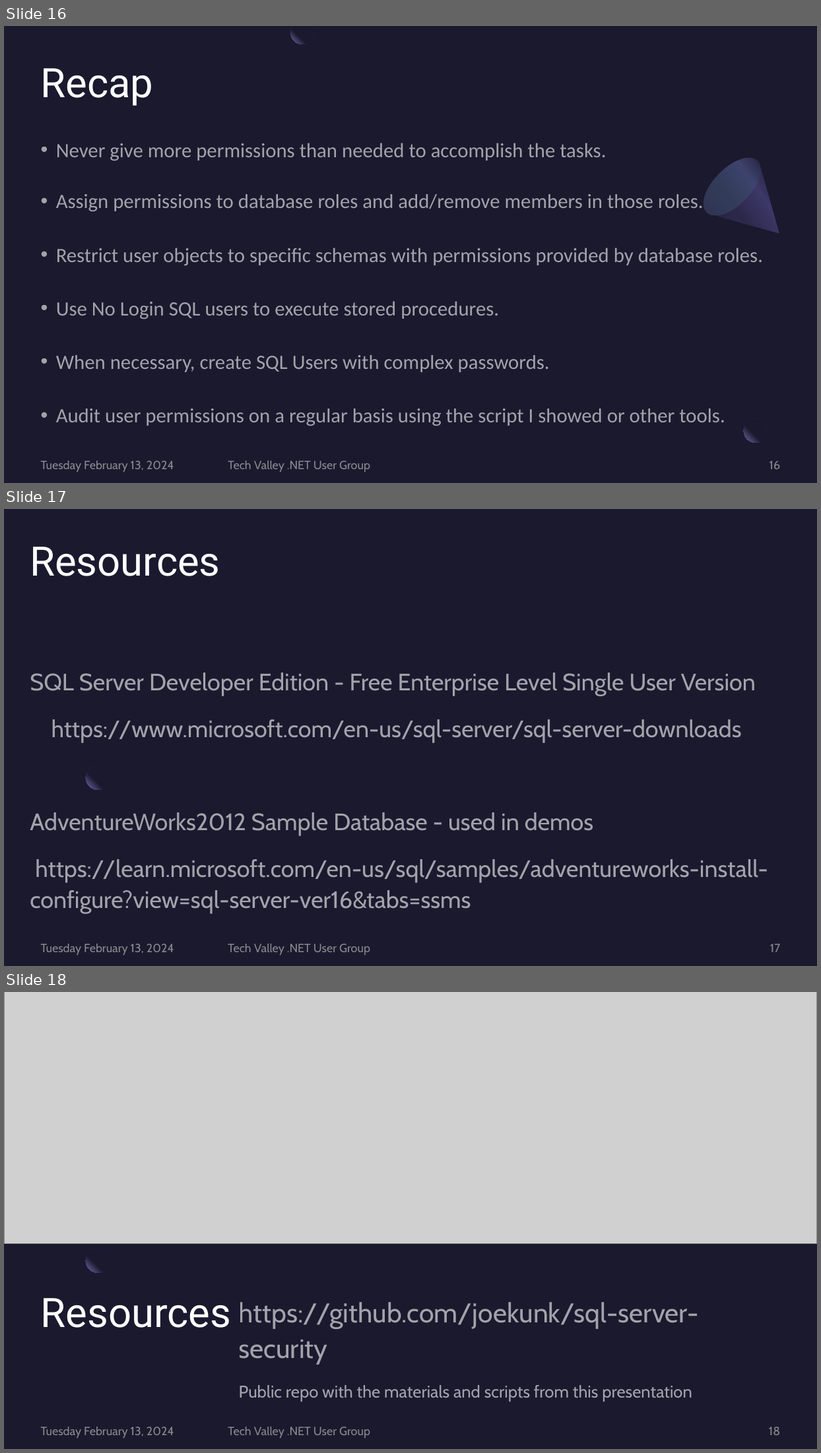
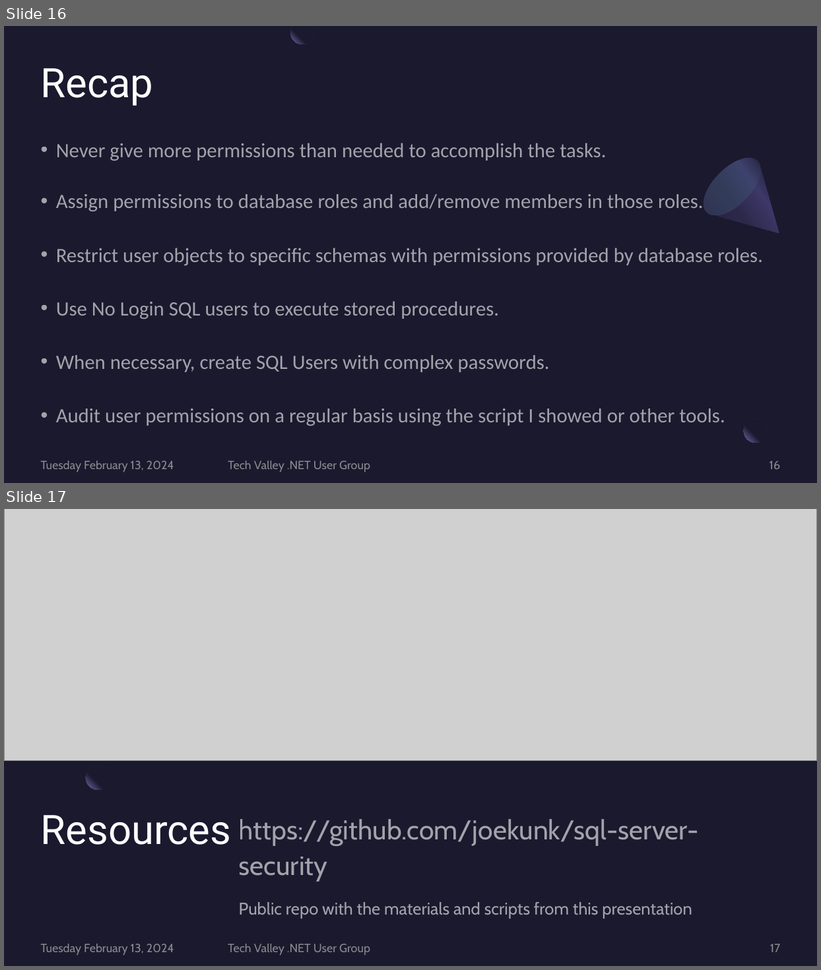
Before and after one commit to JoeKunk/SQL-Server-Security, a slide deck: 2024-02-Tech.Valley/2024-02 SQL Server SecurityTech Valley Version.pptx. Shown one above the other, each under a label of ours: slides 16, 17 and 18 before the commit, slides 16 and 17 after it. The pictures are 821x1453 and 821x970 pixels, drawn with LibreOffice and Linux fonts; fonts in the diff are those of the drawing; grey boxes stand for pictures. Boxes give left, top, right and bottom in pixels: in the first picture for what was removed or moved away, otherwise in the second. Text is boxed around its words. In the diff, an @@ line names an element or a change of style, - is before the commit and + after.

```diff
--- a/2024-02-Tech.Valley/2024-02 SQL Server SecurityTech Valley Version.pptx
+++ b/2024-02-Tech.Valley/2024-02 SQL Server SecurityTech Valley Version.pptx
@@ slide 17 removed at <box>4,509,817,966</box>, background #1B192E; not listed: 1 template element that a slide beside it also shows @@
@@ title removed at <box>30,547,220,576</box> @@
-Resources
@@ text removed at <box>30,673,768,914</box> @@
-SQL Server Developer Edition - Free Enterprise Level Single User Version
-https://www.microsoft.com/en-us/sql-server/sql-server-downloads
-AdventureWorks2012 Sample Database - used in demos
-https://learn.microsoft.com/en-us/sql/samples/adventureworks-install-configure?view=sql-server-ver16&tabs=ssms
@@ text removed at <box>41,944,174,955</box> @@
-Tuesday February 13, 2024
@@ text removed at <box>228,944,370,955</box> @@
-Tech Valley .NET User Group
@@ page number removed at <box>770,944,780,953</box> @@
-17
@@ what was slide 18 is now slide 17 @@
@@ page number at <box>770,944,780,953</box>: text changed @@
-18
+17
```
Also in this commit, not shown: 2 other files.
